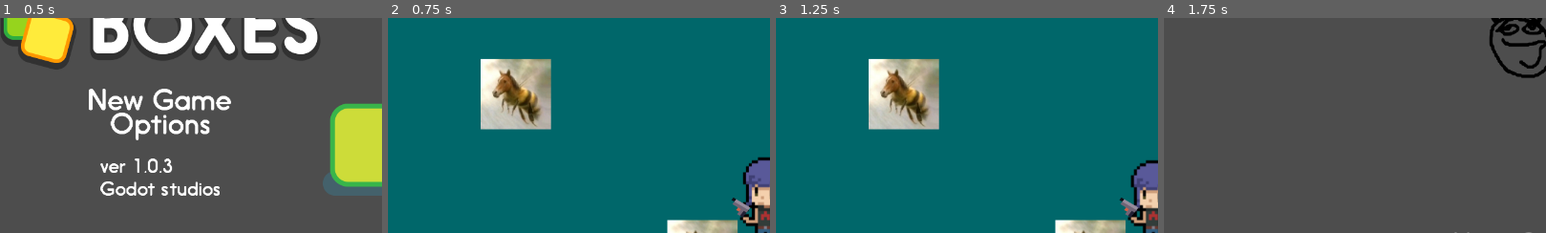
Above: before the commit, frames 1-4 (left to right).
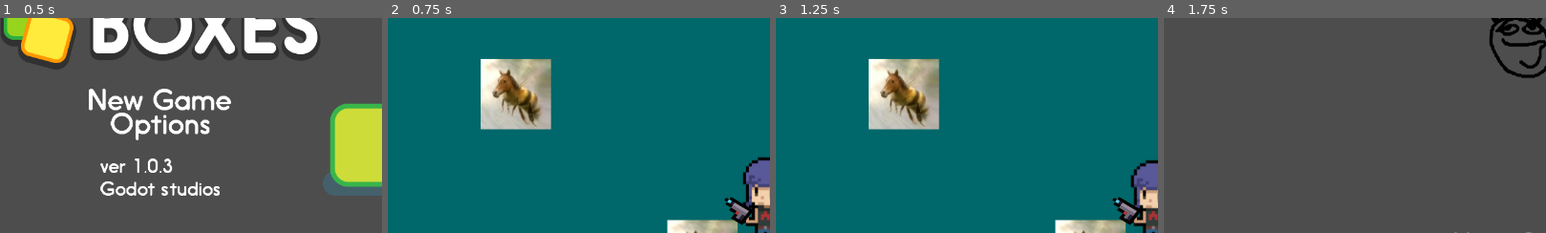
Above: after the commit, the same moments.

Repository: brianli378/ecs179-final-project
Game: Godot game, scene res://scenes/world.tscn
The game is run twice, just before and just after one commit, with the same random seed, the same clock (stepped at 60 frames per second) and the same inputs.
Inputs (mouse positions are % of the whole screen's width and height, from its top left):
- Up to frame 1 (0.5 s): no input
- Up to frame 2 (0.75 s): click (21, 25) at 0.52 s
- Up to frame 3 (1.25 s): no input
- Up to frame 4 (1.75 s): tap Enter (ui_accept) at 1.25, 1.52 s; move the mouse to (72, 45) at 1.27 s; hold D (move_right) from 1.28 s (still down); tap Shift (dash) at 1.35 s
The pictures show only the part of the screen within x 0-50%, y 6-56%; the shares and areas given below are measured in that part.

Frame 1 is identical in both runs. In frame 2, 0.5% of the frame differs, in the area x 88-96%, y 83-97%; in frame 3, 0.5%; in frame 4, nothing differs.

Commit message:
rotation fixes/ new pistol sprite

Diff:
--- a/2d-roguelike/scripts/gun_manager.gd
+++ b/2d-roguelike/scripts/gun_manager.gd
@@ -23,7 +23,7 @@
 var curr_gun: Gun = null
 
 var gun_textures: Array[Texture2D] = [
-	preload("res://assets/pistol_sprite.png"),    # Index 0 - Pistol
+	preload("res://assets/pistol_sprite_2.png"),    # Index 0 - Pistol
 	#TODO: add machine gun sprite
 	preload("res://assets/shotgun_sprite.png"), # Index 1 - MachineGun (placeholder shotgun sprite)
 	preload("res://assets/sniper_sprite.png")
@@ -45,7 +45,7 @@
 
 # Gun pivot points
 var gun_sprite_positions: Array[Vector2] = [
-	Vector2(0, 0),      # Index 0 - Pistol
+	Vector2(-20, 0),      # Index 0 - Pistol
 	Vector2(-50, 0),      # Index 1 - MachineGun (currently shotgun sprite)
 	Vector2(-200, 0)      # Index 2 - Sniper
 ]
Binary file added: 2d-roguelike/assets/pistol_sprite_2.aseprite
Binary file added: 2d-roguelike/assets/pistol_sprite_2.png
Not shown, added: 2d-roguelike/assets/pistol_sprite_2.png.import
Binary file changed: 2d-roguelike/assets/sniper_sprite.png
